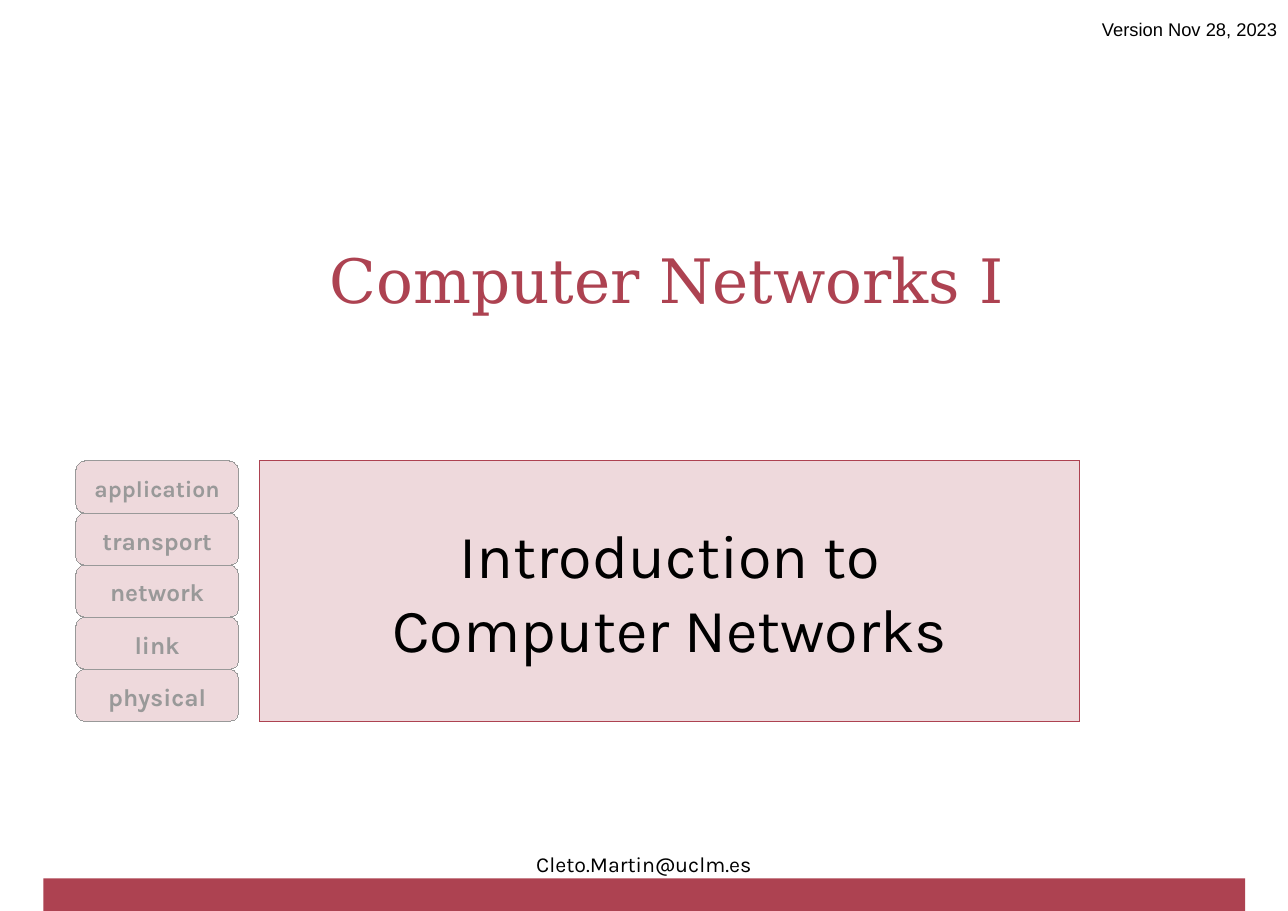
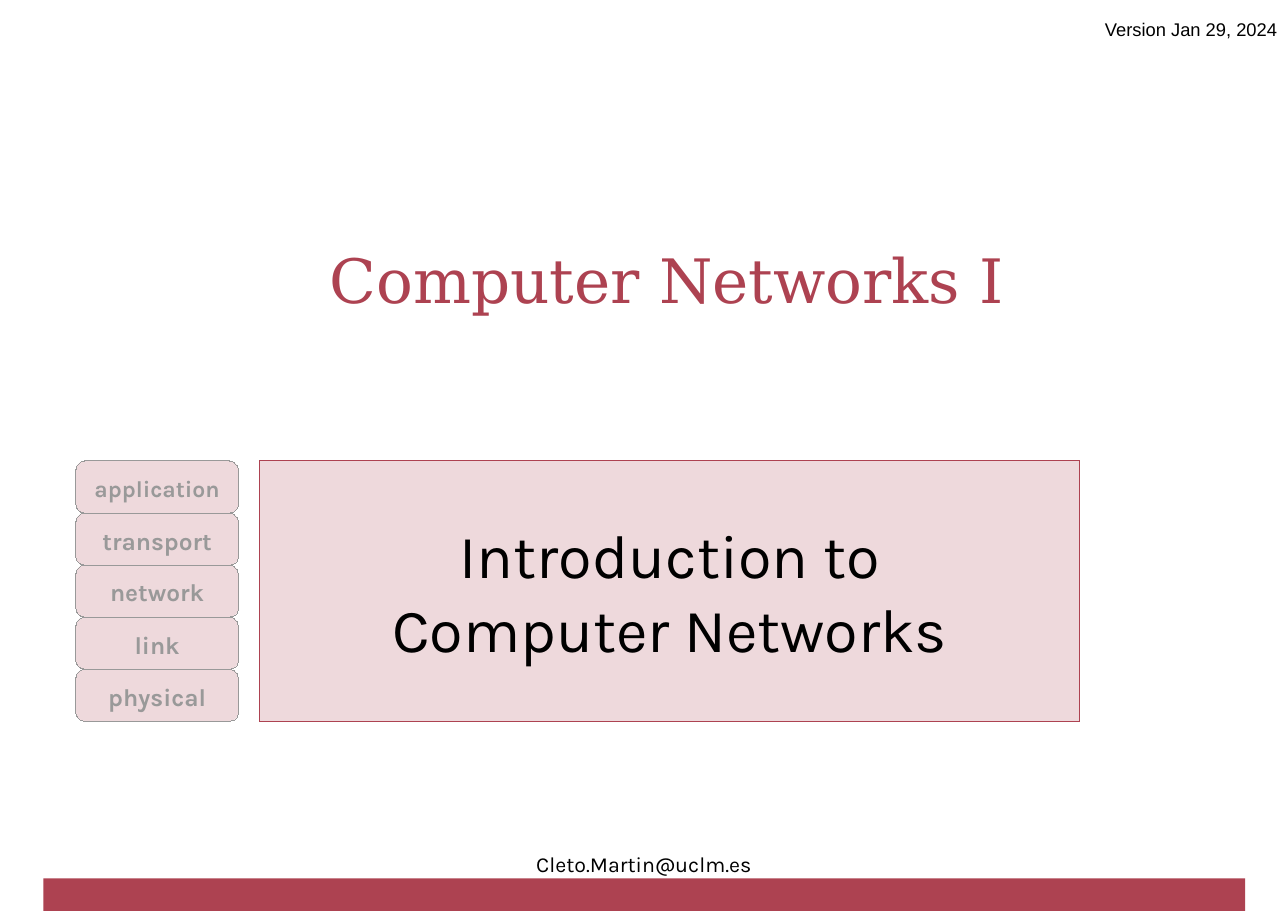
Before and after one commit to cletomartin/redes1, a slide deck: slide 1 of slides/introduction.odp. Drawn at 1288x911 pixels with LibreOffice and Linux fonts; fonts in the diff are those of the drawing; background and template pictures are left out. Boxes give left, top, right and bottom in pixels: in the first picture for what was removed or moved away, otherwise in the second. Text is boxed around its words. In the diff, an @@ line names an element or a change of style, - is before the commit and + after.

```diff
--- a/slides/introduction.odp
+++ b/slides/introduction.odp
@@ text at bbox=[1105, 22, 1277, 39]: text changed @@
-Version Nov 28, 2023
+Version Jan 29, 2024
```
Also in this commit, not shown: 3 other slides changed, 2 slides removed, 1 other file.
